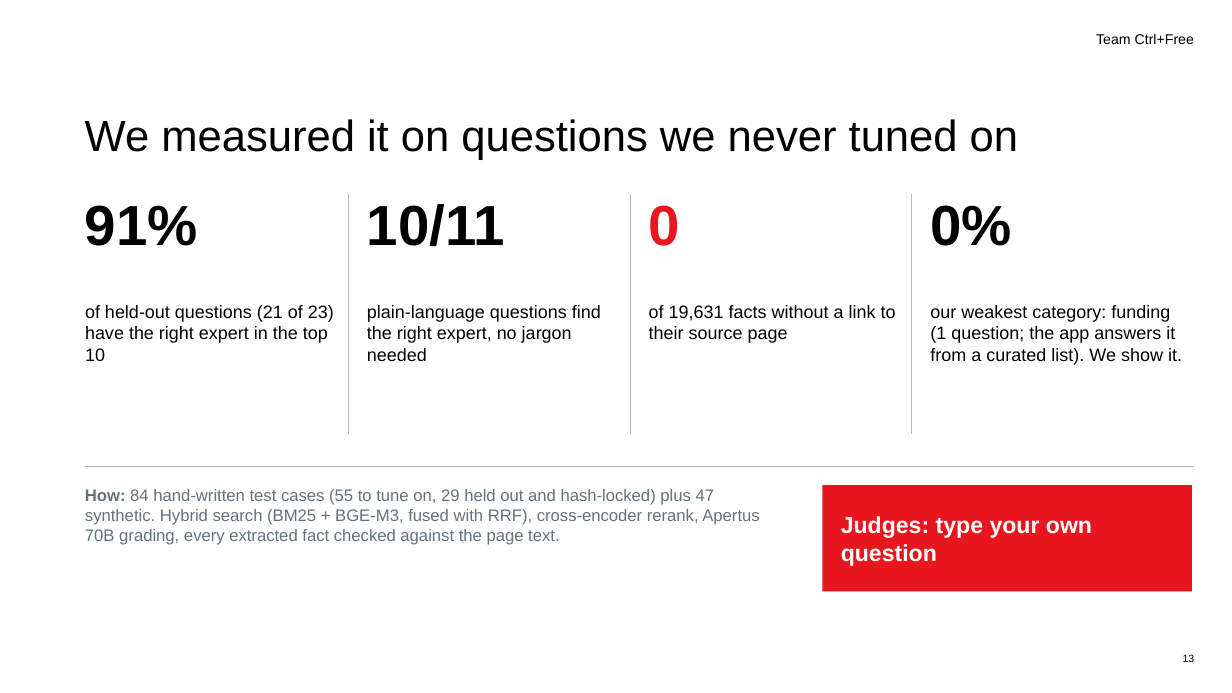
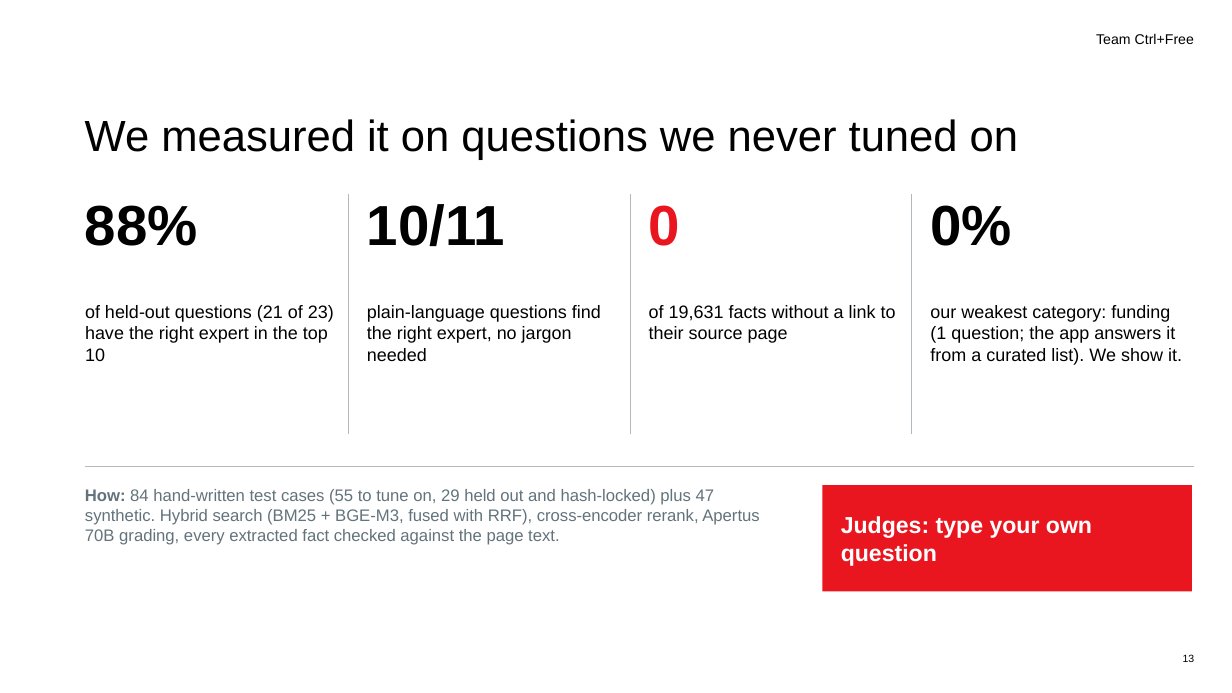
Before and after one commit to beSaif/mutz, a slide deck: slide 13 of research/Mutz_Pitch_lean_static.pptx. Drawn at 1232x693 pixels with LibreOffice and Linux fonts; fonts in the diff are those of the drawing; background and template pictures are left out. Boxes give left, top, right and bottom in pixels: in the first picture for what was removed or moved away, otherwise in the second. Text is boxed around its words. In the diff, an @@ line names an element or a change of style, - is before the commit and + after.

```diff
--- a/research/Mutz_Pitch_lean_static.pptx
+++ b/research/Mutz_Pitch_lean_static.pptx
@@ text at (85, 205, 198, 246): text changed @@
-91%
+88%
```
Also in this commit, not shown: 1 other slide changed.
